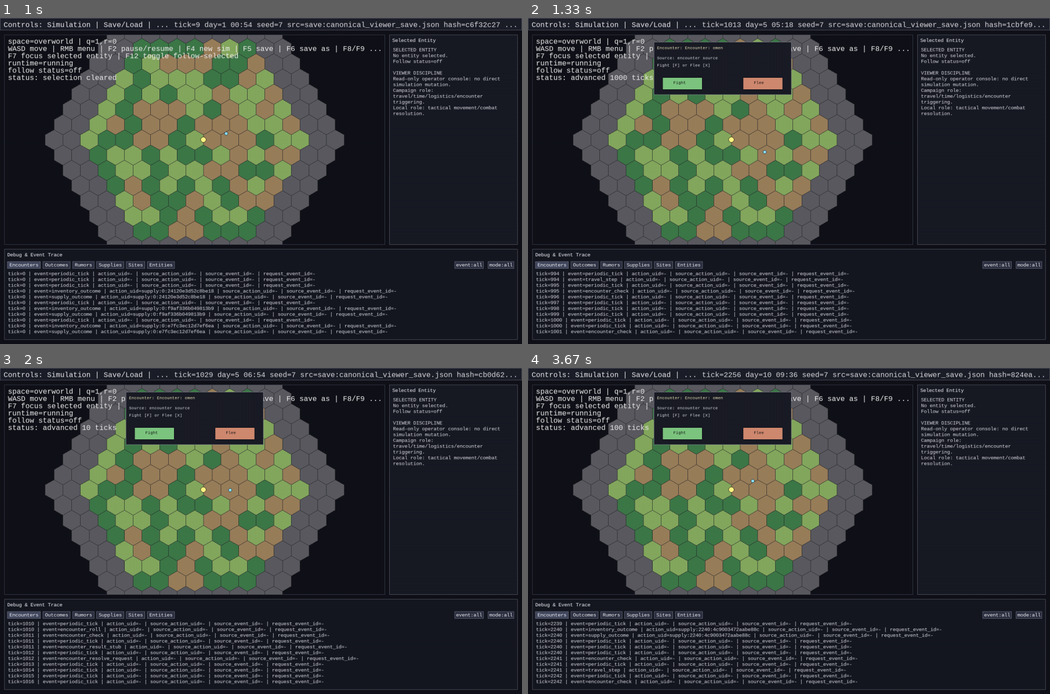
Above: before the commit, frames 1-4 (two rows, left to right).
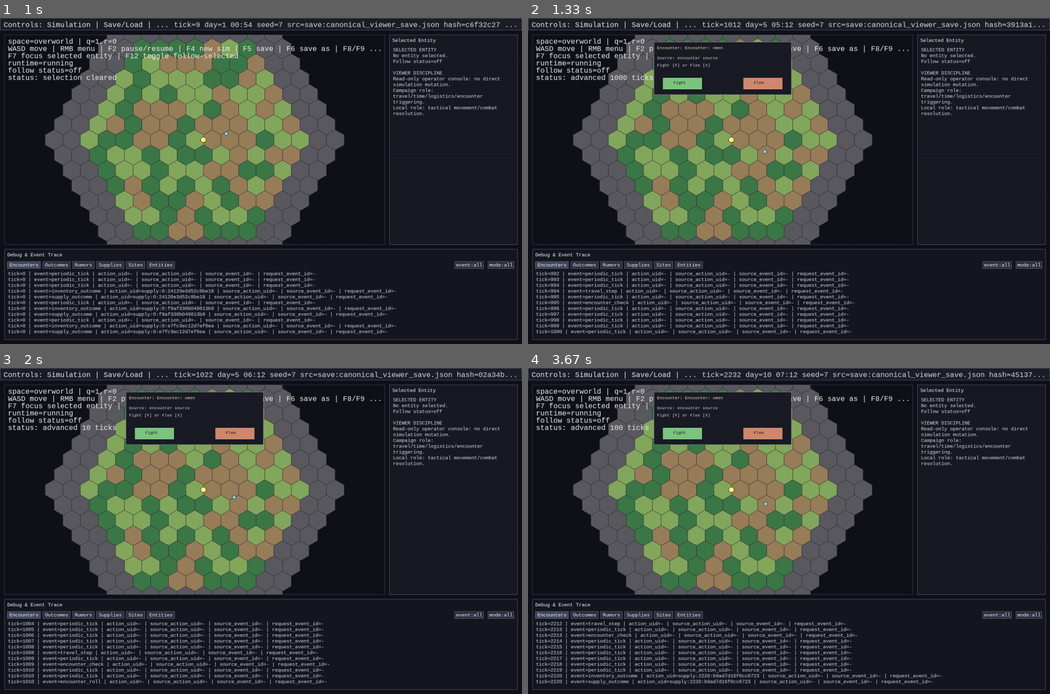
Above: after the commit, the same moments.

Repository: 7seasdotnet/Hexcrawler2
Game: pygame game, started from src/hexcrawler/__main__.py
Same seed, same stepped clock (60 frames per second), same inputs: the game is played once before the commit and once after it.
Inputs:
- Up to frame 1 (1 s): hold D 0.33-0.8 s; click "space=overworld | q=1,r=0" at 0.93 s
- Up to frame 2 (1.33 s): tap 3 at 1.22 s
- Up to frame 3 (2 s): hold W 1.55-1.85 s; tap 1 at 1.7 s; hold D from 1.88 s (still down)
- Up to frame 4 (3.67 s): tap 2 at 2.03, 3.43 s; release D at 2.35 s; hold A 2.38-2.92 s; tap 3 at 2.53 s; hold S 2.95-3.25 s; tap 1 at 3.1 s; hold A from 3.28 s (still down)

Frame 1 is identical in both runs. In frame 2, 1.9% of the frame differs, in the area x 4-97%, y 1-97%; in frame 3, 2.2%; in frame 4, 2.6%, in the area x 5-97%, y 1-97%.

Commit message:
Fix pending-offer pause/hold flow and local return context stability

Diff:
--- a/src/hexcrawler/cli/pygame_viewer.py
+++ b/src/hexcrawler/cli/pygame_viewer.py
@@ -1609,6 +1609,10 @@
     if not isinstance(pending_offer, dict):
         return None
     return pending_offer
+
+
+def _single_player_offer_pause(sim: Simulation) -> bool:
+    return _pending_encounter_offer(sim) is not None
 
 
 def _draw_encounter_offer_modal(
@@ -3116,10 +3120,11 @@
             controller.set_move_vector(move_x, move_y)
             last_sent_move_vector = (move_x, move_y)
 
+        single_player_offer_pause = _single_player_offer_pause(sim)
         accumulator, ticks_advanced = _drain_sim_accumulator(
             accumulator,
             SIM_TICK_SECONDS,
-            paused=runtime_state.paused,
+            paused=(runtime_state.paused or single_player_offer_pause),
         )
         if ticks_advanced > 0:
             previous_snapshot = current_snapshot
--- a/src/hexcrawler/sim/campaign_danger.py
+++ b/src/hexcrawler/sim/campaign_danger.py
@@ -92,6 +92,11 @@
                     held_source_id = self._optional_non_empty_string(offer.get("danger_entity_id"))
 
         danger = sim.state.entities.get(self._danger_entity_id)
+        held_source = sim.state.entities.get(held_source_id) if held_source_id is not None else None
+        held_source_is_campaign = held_source is not None and self._is_campaign_entity(sim, held_source)
+        if player_state == ENCOUNTER_STATE_PENDING_OFFER and held_source_is_campaign and held_source is not None:
+            sim.stop_entity(held_source.entity_id)
+
         hold_danger = (
             danger is not None
             and held_source_id == self._danger_entity_id
--- a/src/hexcrawler/sim/encounters.py
+++ b/src/hexcrawler/sim/encounters.py
@@ -437,7 +437,7 @@
                 elif self._is_exit_pinned_by_hostile(sim=sim, entity_id=entity_id):
                     reason = "hostile_adjacent"
                 else:
-                    origin_location = copy.deepcopy(active_context.get("origin_location", active_context.get("from_location")))
+                    origin_location = copy.deepcopy(active_context.get("origin_location"))
                     return_in_progress_by_local_space = dict(state[self._STATE_RETURN_IN_PROGRESS_BY_LOCAL_SPACE])
                     return_in_progress_by_local_space[local_space_id] = True
                     state[self._STATE_RETURN_IN_PROGRESS_BY_LOCAL_SPACE] = {
@@ -1095,7 +1095,7 @@
             fallback_space_id = str(context.get("origin_space_id", context["from_space_id"]))
             normalized_origin = self._normalize_origin_location_payload(
                 origin_space_id=fallback_space_id,
-                origin_location_payload=context.get("origin_location", context.get("from_location")),
+                origin_location_payload=context.get("origin_location"),
                 legacy_coord=context.get("return_spawn_coord"),
             )
             to_space_id = str(normalized_origin.get("space_id", fallback_space_id)) if normalized_origin is not None else fallback_space_id
--- a/src/hexcrawler/sim/local_hostiles.py
+++ b/src/hexcrawler/sim/local_hostiles.py
@@ -53,9 +53,11 @@
             player_location = sim._entity_location_ref(player)
             distance = distance_between_locations(hostile_location, player_location)
             if distance is not None and distance <= 1:
+                # Hold hostile movement while in melee contact so command ordering
+                # cannot re-introduce same-cell shove loops before combat intent resolves.
+                self._append_move_intent(sim, tick=tick, entity_id=entity_id, move_x=0.0, move_y=0.0)
                 if last_attack_tick_by_entity.get(entity_id) == tick:
                     continue
-                self._append_move_intent(sim, tick=tick, entity_id=entity_id, move_x=0.0, move_y=0.0)
                 sim.append_command(
                     SimCommand(
                         tick=tick,
--- a/tests/test_campaign_danger_contact_slice.py
+++ b/tests/test_campaign_danger_contact_slice.py
@@ -468,3 +468,49 @@
     state = sim.get_rules_state(CampaignDangerModule.name)
     assert state.get("encounter_control_by_player", {}).get(DEFAULT_PLAYER_ENTITY_ID, {}).get("state") in {"returning", "post_encounter_cooldown"}
     assert state.get("pending_offer_by_player", {}).get(DEFAULT_PLAYER_ENTITY_ID) is None
+
+
+def test_pending_offer_holds_dynamic_contact_source_entity() -> None:
+    sim = _build_sim(seed=703)
+    player = sim.state.entities[DEFAULT_PLAYER_ENTITY_ID]
+    sim.add_entity(
+        EntityState(
+            entity_id="danger:dynamic_contact",
+            position_x=player.position_x,
+            position_y=player.position_y,
+            speed_per_tick=0.4,
+            target_position=(player.position_x + 4.0, player.position_y),
+            space_id=player.space_id,
+            template_id="campaign_dynamic_hostile",
+        )
+    )
+
+    sim.schedule_event_at(
+        tick=0,
+        event_type=ENCOUNTER_RESOLVE_REQUEST_EVENT_TYPE,
+        params={
+            "tick": 0,
+            "context": "global",
+            "trigger": "travel",
+            "location": sim._entity_location_ref(player).to_dict(),
+            "roll": 31,
+            "category": "hostile",
+            "table_id": "enc_table_primary",
+            "entry_id": "wolves_1",
+            "source_entity_id": "danger:dynamic_contact",
+            "source_label": "dynamic patrol",
+            "offer_required": True,
+            "offer_accepted": False,
+        },
+    )
+    sim.advance_ticks(2)
+
+    state = sim.get_rules_state(CampaignDangerModule.name)
+    pending_offer = state.get("pending_offer_by_player", {}).get(DEFAULT_PLAYER_ENTITY_ID)
+    assert isinstance(pending_offer, dict)
+    assert pending_offer.get("danger_entity_id") == "danger:dynamic_contact"
+
+    source = sim.state.entities["danger:dynamic_contact"]
+    held_start = (source.position_x, source.position_y)
+    sim.advance_ticks(6)
+    assert (source.position_x, source.position_y) == held_start
--- a/tests/test_local_encounter_return.py
+++ b/tests/test_local_encounter_return.py
@@ -240,6 +240,33 @@
     assert return_event["params"]["to_space_id"] == "overworld"
 
 
+
+
+def test_local_encounter_return_uses_immutable_origin_context_not_mutated_from_location() -> None:
+    sim = _build_sim(seed=63)
+    _schedule_request(sim)
+    sim.advance_ticks(3)
+
+    begin = _trace_by_type(sim, LOCAL_ENCOUNTER_BEGIN_EVENT_TYPE)[0]
+    local_space_id = begin["params"]["to_space_id"]
+    rules_state = sim.get_rules_state(LocalEncounterInstanceModule.name)
+    active = rules_state["active_by_local_space"][local_space_id]
+
+    immutable_origin = dict(active["origin_location"])
+    active["from_location"] = {
+        "space_id": CAMPAIGN_SPACE_ID,
+        "topology_type": SQUARE_GRID_TOPOLOGY,
+        "coord": {"x": 99, "y": 99},
+    }
+    rules_state["active_by_local_space"][local_space_id] = active
+    sim.set_rules_state(LocalEncounterInstanceModule.name, rules_state)
+
+    _issue_end_intent(sim)
+    sim.advance_ticks(3)
+
+    return_event = _trace_by_type(sim, LOCAL_ENCOUNTER_RETURN_EVENT_TYPE)[0]
+    assert return_event["params"]["applied"] is True
+    assert return_event["params"]["to_coord"] == immutable_origin["coord"]
 def test_local_encounter_return_save_load_hash_stable_with_legacy_context() -> None:
     sim_a = _build_sim(seed=71)
     sim_b = _build_sim(seed=71)
--- a/tests/test_local_hostile_behavior_slice.py
+++ b/tests/test_local_hostile_behavior_slice.py
@@ -186,3 +186,31 @@
 
     assert sim.state.combat_log == []
     assert not any(command.command_type == ATTACK_INTENT_COMMAND_TYPE for command in sim.input_log)
+
+
+def test_local_contact_continues_resolving_without_permanent_move_lock() -> None:
+    sim = _build_handoff_sim(seed=405)
+    _schedule_request(sim)
+    sim.advance_ticks(3)
+
+    begin = _trace_by_type(sim, LOCAL_ENCOUNTER_BEGIN_EVENT_TYPE)[0]["params"]
+    local_space_id = begin["to_space_id"]
+    hostile_id = sorted(
+        entity_id
+        for entity_id, entity in sim.state.entities.items()
+        if entity.space_id == local_space_id and entity.template_id == HOSTILE_TEMPLATE_ID
+    )[0]
+    hostile = sim.state.entities[hostile_id]
+    player = sim.state.entities[DEFAULT_PLAYER_ENTITY_ID]
+
+    hostile.position_x = player.position_x + 1.0
+    hostile.position_y = player.position_y
+
+    sim.advance_ticks(6)
+
+    applied_melee = [
+        row
+        for row in sim.state.combat_log
+        if row.get("intent") == ATTACK_INTENT_COMMAND_TYPE and row.get("applied") is True
+    ]
+    assert len(applied_melee) >= 2
--- a/tests/test_pygame_viewer_runtime.py
+++ b/tests/test_pygame_viewer_runtime.py
@@ -11,6 +11,7 @@
     _build_viewer_simulation,
     _drain_sim_accumulator,
     _focus_camera_on_selected,
+    _single_player_offer_pause,
 )
 from hexcrawler.sim.core import EntityState
 from hexcrawler.sim.hash import simulation_hash, world_hash
@@ -143,3 +144,34 @@
     assert center is None
     assert message is None
     assert follow_state.status == FOLLOW_STATUS_OFF
+
+
+def test_single_player_offer_pause_detects_pending_offer_state() -> None:
+    sim = _build_viewer_simulation("content/examples/basic_map.json", with_encounters=True)
+    assert _single_player_offer_pause(sim) is False
+
+    state = sim.get_rules_state("campaign_danger")
+    state["pending_offer_by_player"] = {
+        PLAYER_ID: {
+            "player_entity_id": PLAYER_ID,
+            "danger_entity_id": "danger:test",
+            "source_label": "test source",
+            "encounter_label": "test encounter",
+            "context": "campaign",
+            "trigger": "contact",
+            "category": "hostile",
+            "table_id": "table",
+            "entry_id": "entry",
+            "suggested_local_template_id": "local_template_forest",
+            "tick": 0,
+            "roll": 1,
+            "tags": [],
+            "location": {
+                "space_id": "overworld",
+                "topology_type": "overworld_hex",
+                "coord": {"q": 0, "r": 0},
+            },
+        }
+    }
+    sim.set_rules_state("campaign_danger", state)
+    assert _single_player_offer_pause(sim) is True
Not shown, changed: docs/ARCHITECTURE.md
Not shown, changed: docs/STATUS.md
